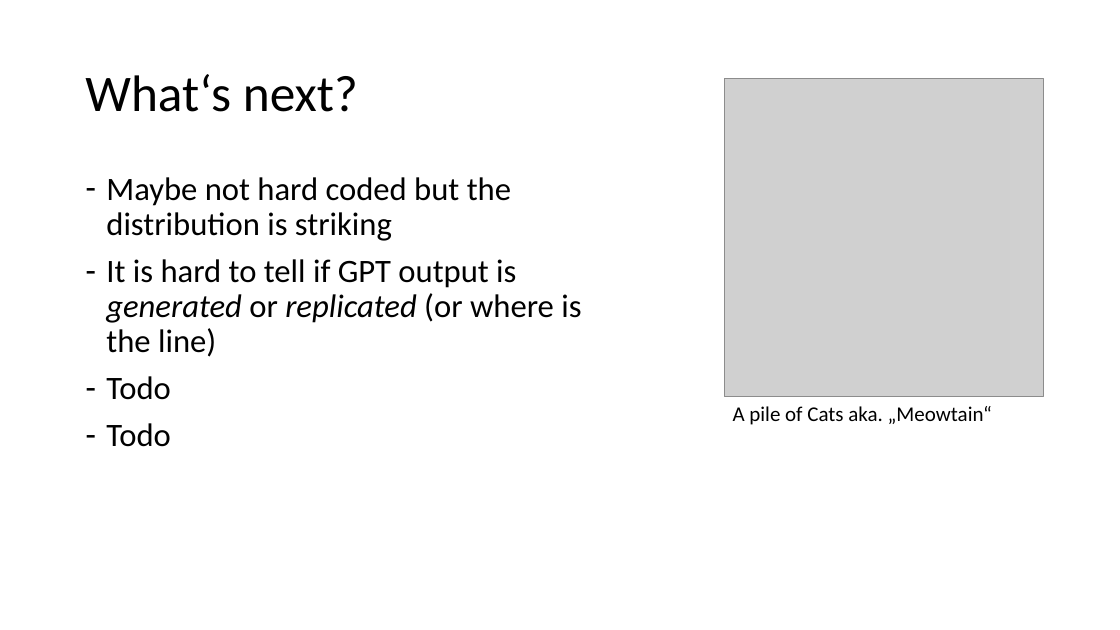
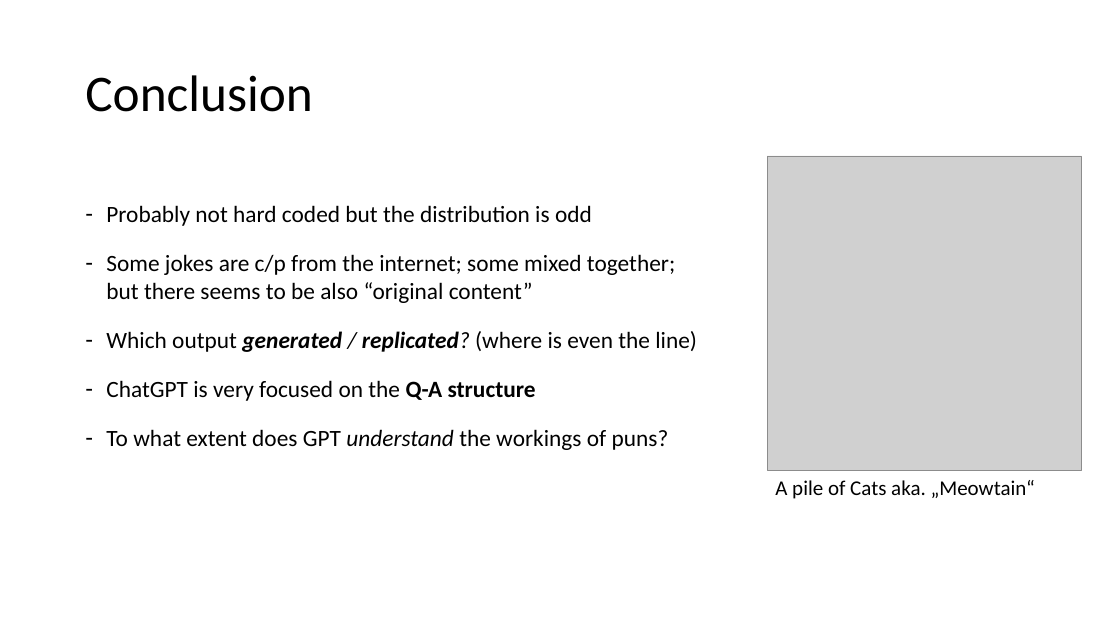
Before and after one commit to sciphie/JokeGPT, a slide deck: slide 17 of ChatGPT is fun –.pptm (slide 15 before the commit). Drawn at 1120x630 pixels with LibreOffice and Linux fonts; fonts in the diff are those of the drawing; grey boxes stand for pictures. Boxes give left, top, right and bottom in pixels: in the first picture for what was removed or moved away, otherwise in the second. Text is boxed around its words. In the diff, an @@ line names an element or a change of style, - is before the commit and + after.

```diff
--- a/ChatGPT is fun –.pptm
+++ b/ChatGPT is fun –.pptm
@@ title at (85,75,313,112): text changed @@
-What‘s next?
+Conclusion
@@ picture: place and size @@
-picture at (724,78,1043,397)
+picture at (767,156,1081,471)
@@ text at (106,205,697,450): text changed; size 28 to 20 pt @@
-– Maybe not hard coded but the distribution is striking
-– It is hard to tell if GPT output is generated or replicated (or where is the line)
-– Todo
-– Todo
+– Probably not hard coded but the distribution is odd
+– Some jokes are c/p from the internet; some mixed together; but there seems to be also “original content”
+– Which output generated / replicated? (where is even the line)
+– ChatGPT is very focused on the Q-A structure
+– To what extent does GPT understand the workings of puns?
@@ text "A pile of Cats aka. ...": place and size @@
-text "A pile of Cats aka. ..." at (733,406,992,425)
+text "A pile of Cats aka. ..." at (775,480,1035,499)
```
Also in this commit, not shown: 13 other slides changed, 7 slides added, 1 slide removed.
